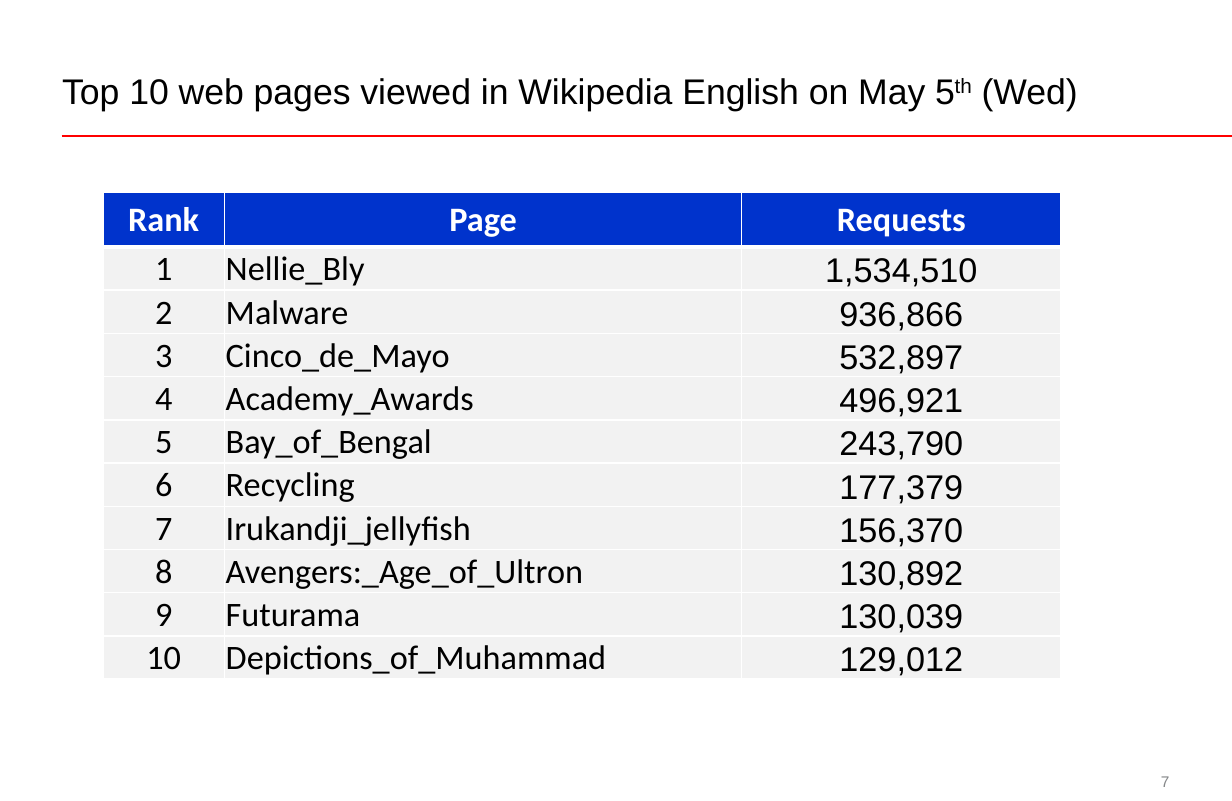
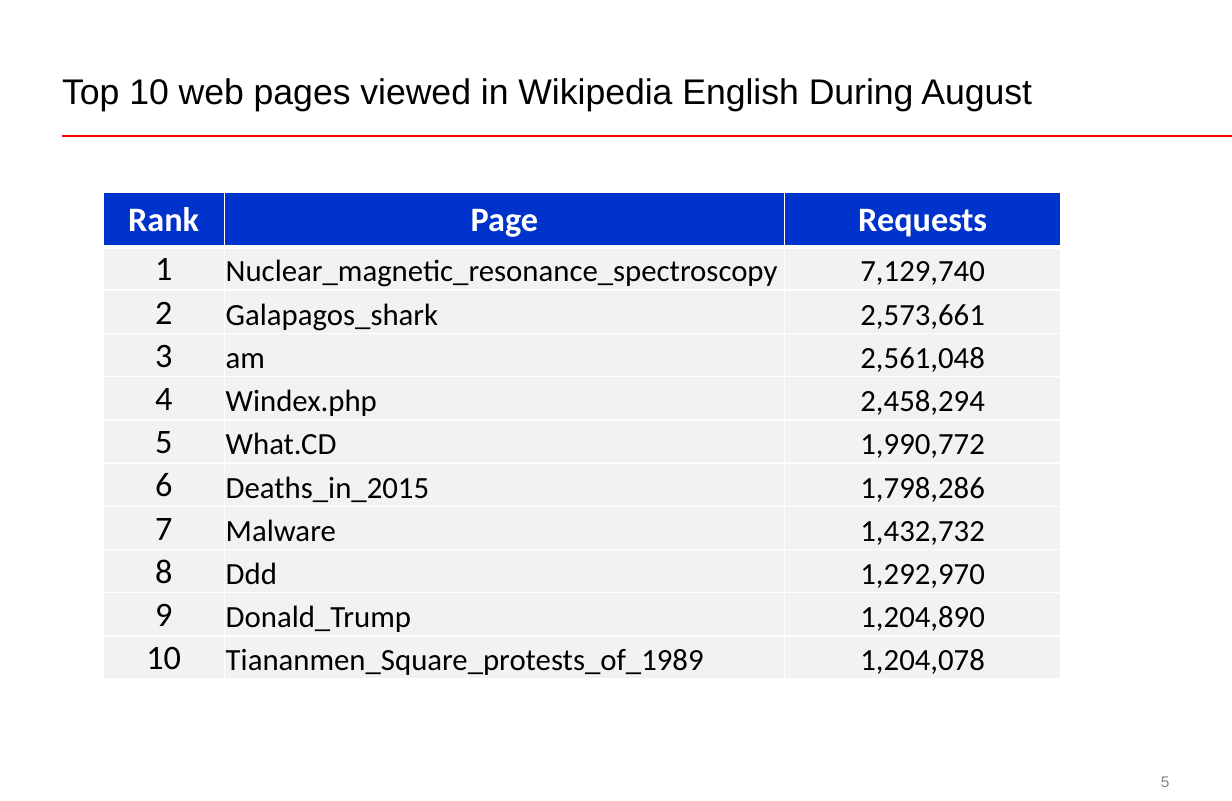
Before and after one commit to ravvas/Pycon2015, a slide deck: slide 5 of Explore Big Data using Simple Python Code and Cloud Environment_V8.pptx (slide 7 before the commit). Drawn at 1232x801 pixels with LibreOffice and Linux fonts; fonts in the diff are those of the drawing. Boxes give left, top, right and bottom in pixels: in the first picture for what was removed or moved away, otherwise in the second. Text is boxed around its words. In the diff, an @@ line names an element or a change of style, - is before the commit and + after.

```diff
--- a/Explore Big Data using Simple Python Code and Cloud Environment_V8.pptx
+++ b/Explore Big Data using Simple Python Code and Cloud Environment_V8.pptx
@@ title at bbox=[62, 78, 1032, 111]: text changed @@
-Top 10 web pages viewed in Wikipedia English on May 5th (Wed)
+Top 10 web pages viewed in Wikipedia English During August
@@ table at bbox=[103, 192, 1062, 679] @@
-row 2, column 2: Nellie_Bly
+row 2, column 2: Nuclear_magnetic_resonance_spectroscopy
-row 2, column 3: 1,534,510
+row 2, column 3: 7,129,740
-row 3, column 2: Malware
+row 3, column 2: Galapagos_shark
-row 3, column 3: 936,866
+row 3, column 3: 2,573,661
-row 4, column 2: Cinco_de_Mayo
+row 4, column 2: am
-row 4, column 3: 532,897
+row 4, column 3: 2,561,048
-row 5, column 2: Academy_Awards
+row 5, column 2: Windex.php
-row 5, column 3: 496,921
+row 5, column 3: 2,458,294
-row 6, column 2: Bay_of_Bengal
+row 6, column 2: What.CD
-row 6, column 3: 243,790
+row 6, column 3: 1,990,772
-row 7, column 2: Recycling
+row 7, column 2: Deaths_in_2015
-row 7, column 3: 177,379
+row 7, column 3: 1,798,286
-row 8, column 2: Irukandji_jellyfish
+row 8, column 2: Malware
-row 8, column 3: 156,370
+row 8, column 3: 1,432,732
-row 9, column 2: Avengers:_Age_of_Ultron
+row 9, column 2: Ddd
-row 9, column 3: 130,892
+row 9, column 3: 1,292,970
-row 10, column 2: Futurama
+row 10, column 2: Donald_Trump
-row 10, column 3: 130,039
+row 10, column 3: 1,204,890
-row 11, column 2: Depictions_of_Muhammad
+row 11, column 2: Tiananmen_Square_protests_of_1989
-row 11, column 3: 129,012
+row 11, column 3: 1,204,078
@@ page number at bbox=[1161, 776, 1170, 787]: text changed @@
-7
+5
```
Also in this commit, not shown: 5 other slides changed, 5 slides added, 4 slides removed.
